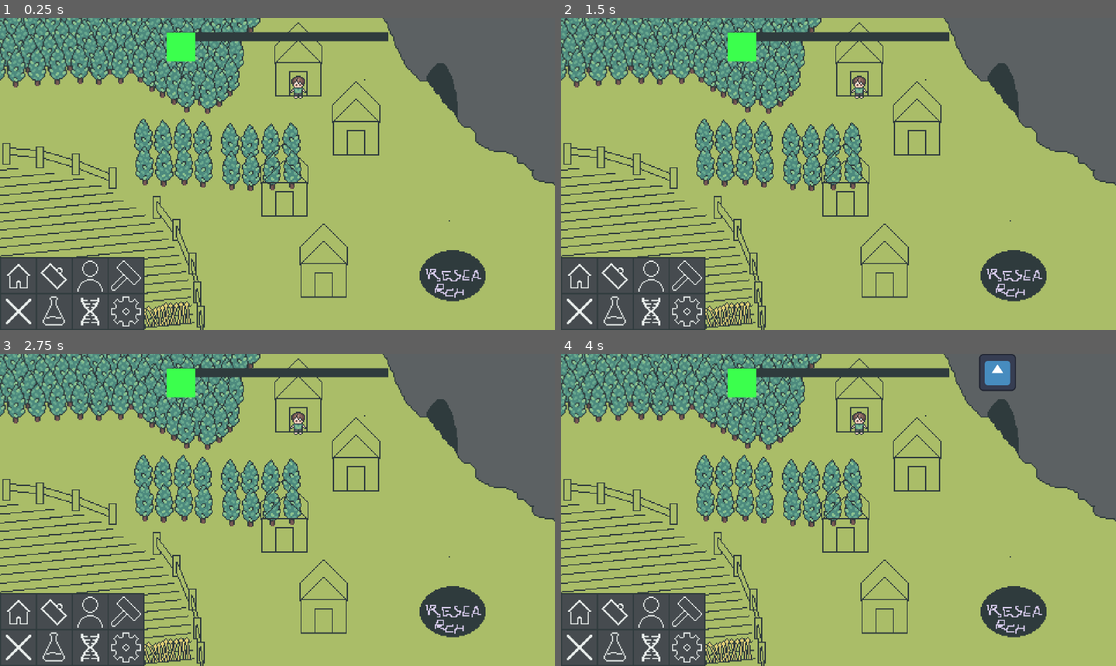
Above: before the commit, frames 1-4 (two rows, left to right).
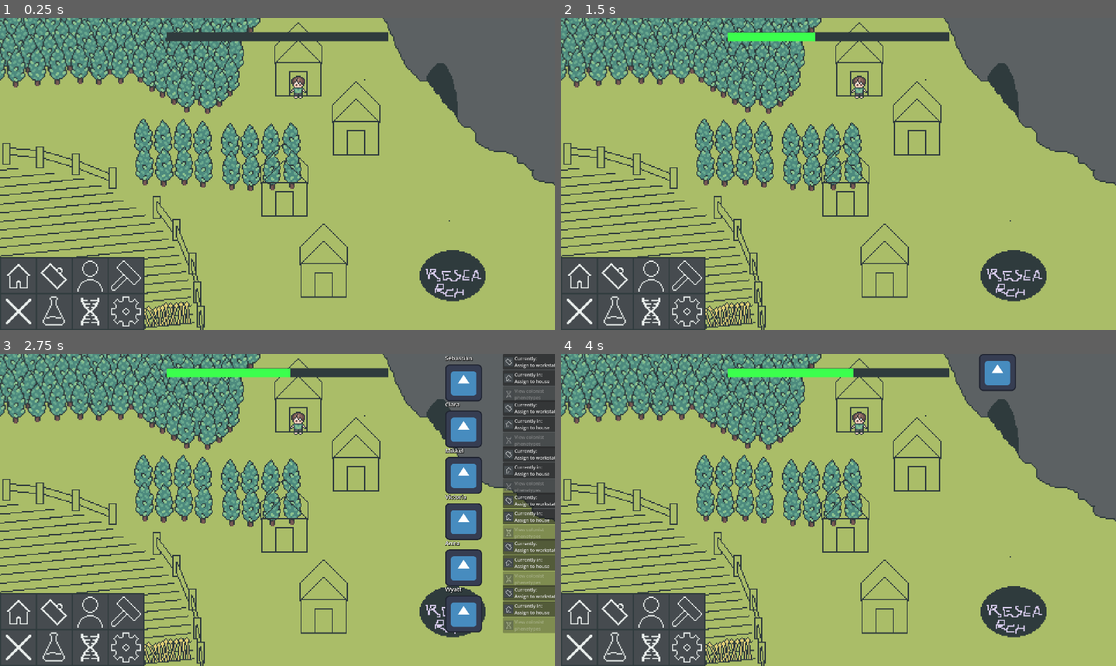
Above: after the commit, the same moments.

Repository: Lueegee1/EksamenDDU
Game: Godot game, scene res://Scenes/Root.tscn
Two runs of this game, one before a commit and one after it. Both use one fixed random seed, a clock stepped at 60 frames per second and the inputs below. The engine's default icon, where the game draws it, is replaced by a stand-in: a white triangle on a blue panel in a dark square.
Inputs (mouse positions are in pixels of both pictures, inside the frame that each line leads up to):
- Up to frame 1 (0.25 s): no input
- Up to frame 2 (1.5 s): click (583, 280) at 0.5 s; click (622, 280) at 1.25 s
- Up to frame 3 (2.75 s): click (94, 616) at 2 s
- Up to frame 4 (4 s): click (694, 616) at 2.75 s; click (583, 653) at 3.5 s

The runs differ from the first frame. In frame 1, 0.5% of the frame differs, in the area x 30-36%, y 4-15%; in frame 2, 0.7%; in frame 3, 12%, in the area x 30-100%, y 0-90%; in frame 4, 0.9%.
Error before the commit: Invalid access to property or key 'average_happiness' on a base object of type 'Nil'. (res://Scripts/UI.gd:94)

Commit message:
Working housing_dictionary

Diff:
--- a/ddu-eksamen/Scripts/GameManager.gd
+++ b/ddu-eksamen/Scripts/GameManager.gd
@@ -8,7 +8,13 @@
 var workers_dict: Dictionary = {}
 var happiness_dict: Dictionary = {}
 var trait_dict: Dictionary = {}
-var housing_dictionary: Dictionary = {}
+var housing_dictionary: Dictionary = {
+	"not_built" :
+		{
+			"capacity" : 0,
+			"assigned" : []
+		}
+}
 var movement_and_sprite_dictionary: Dictionary = {}
 var workstation_dictionary: Dictionary = {}
 var name_array: Array = []
@@ -136,6 +142,11 @@
 	return [0.0,0.0]
 
 
+#func colonist_work_day(colonist_name)
+	#unload(colonist_name)
+	#set timer until the colonist workday is over
+	#add dicitonary with the working colonist
+
 func colonist_move(delta: float) -> void:
 	for colonist in colonist_dict:
 		var mov = movement_and_sprite_dictionary[colonist]
@@ -182,6 +193,7 @@
 	var direction = target - pos
 	if direction.length() < 5.0:
 		return true  # if length less than 5.0 then the colonist has arrived
+		#here we will call the colonist_work_day function
 	pos += direction.normalized() * mov["speed"] * delta
 	mov["position"] = [pos.x, pos.y]
 	return false
--- a/ddu-eksamen/project.godot
+++ b/ddu-eksamen/project.godot
@@ -17,13 +17,12 @@
 
 [autoload]
 
-Global="*uid://b4xuwnefu4th4"
+Global="*uid://bjw1gkbm8tlki"
 
 [display]
 
 window/size/viewport_width=1920
 window/size/viewport_height=1080
-window/size/mode=3
 
 [physics]
 
